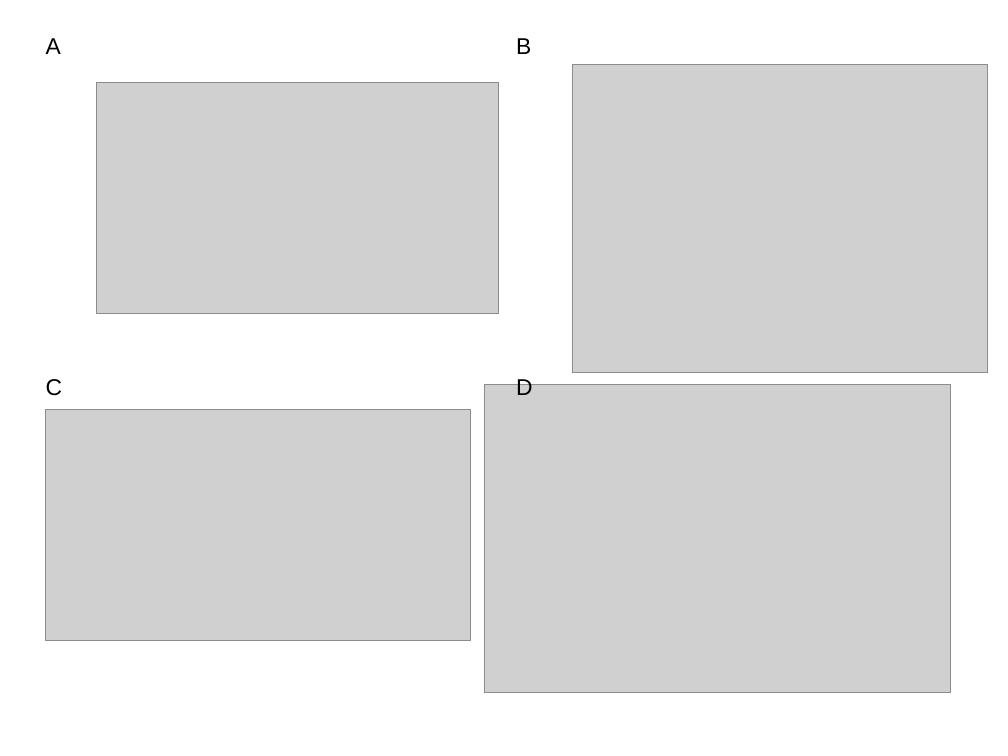
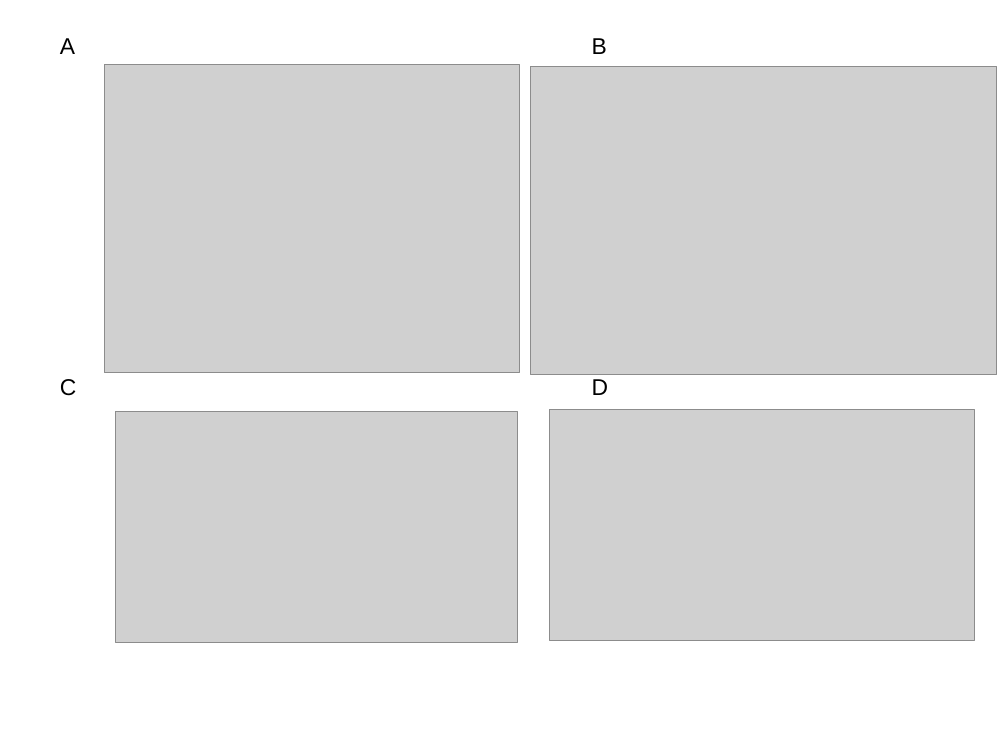
Before and after one commit to DSASC/JordanFishSkinMicrobiome, a slide deck: slide 1 of Figures/Mu_diff.odp. Drawn at 1008x756 pixels with LibreOffice and Linux fonts; fonts in the diff are those of the drawing; grey boxes stand for pictures. Boxes give left, top, right and bottom in pixels: in the first picture for what was removed or moved away, otherwise in the second. Text is boxed around its words. In the diff, an @@ line names an element or a change of style, - is before the commit and + after.

```diff
--- a/Figures/Mu_diff.odp
+++ b/Figures/Mu_diff.odp
@@ text "A": place and size @@
-text "A" at [46, 38, 61, 54]
+text "A" at [60, 38, 75, 54]
@@ text "B": place and size @@
-text "B" at [516, 38, 531, 54]
+text "B" at [592, 38, 607, 54]
@@ picture: place and size @@
-picture at [97, 82, 499, 314]
+picture at [104, 64, 520, 373]
@@ picture: place and size @@
-picture at [573, 64, 988, 373]
+picture at [531, 66, 997, 375]
@@ text "C": place and size @@
-text "C" at [46, 379, 63, 396]
+text "C" at [60, 379, 77, 396]
@@ text "D": place and size @@
-text "D" at [516, 376, 533, 395]
+text "D" at [592, 379, 609, 395]
@@ picture: place and size @@
-picture at [46, 409, 470, 640]
+picture at [116, 412, 518, 643]
@@ picture: place and size @@
-picture at [485, 384, 951, 693]
+picture at [550, 409, 974, 640]
```
Also in this commit, not shown: 4 other files.
